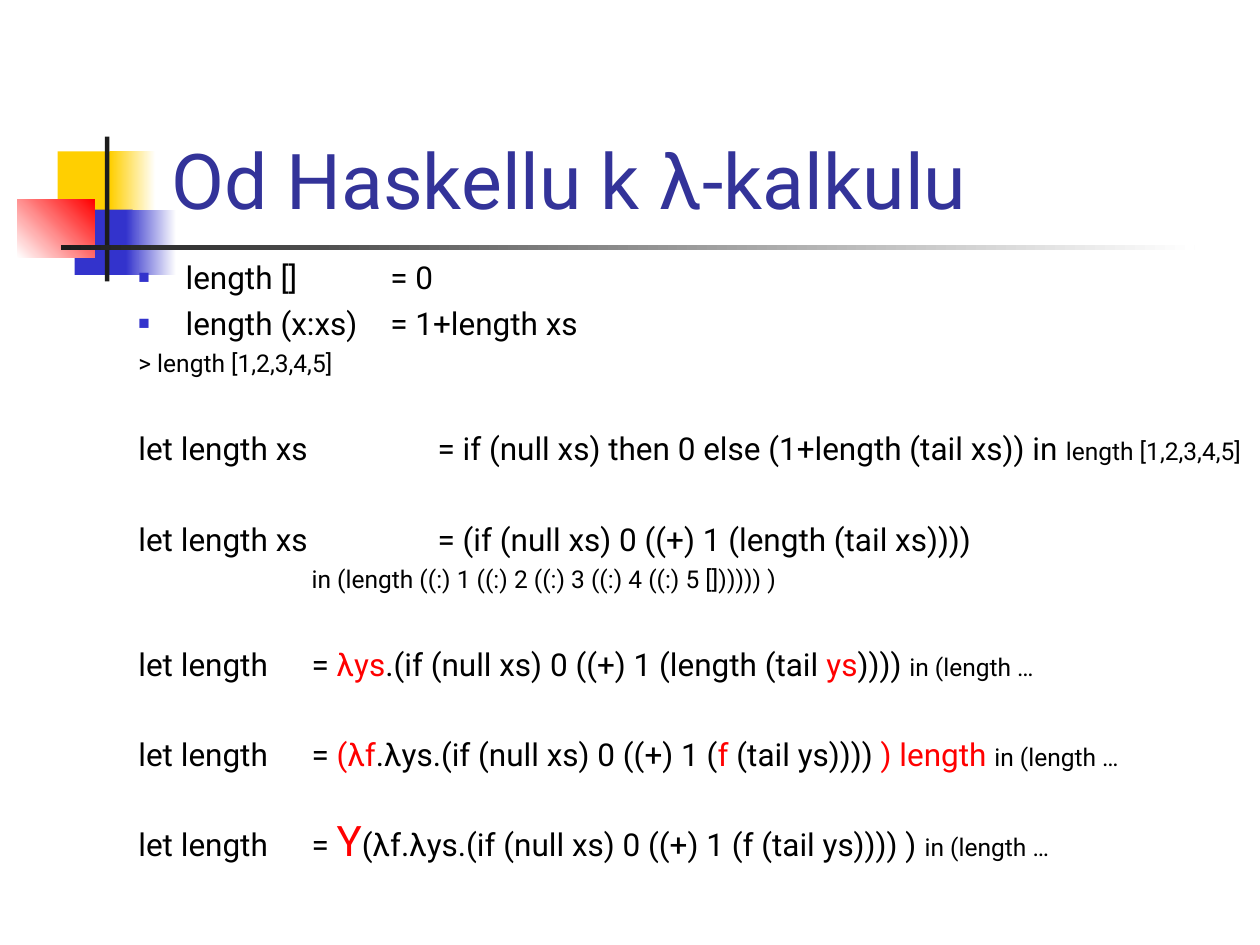
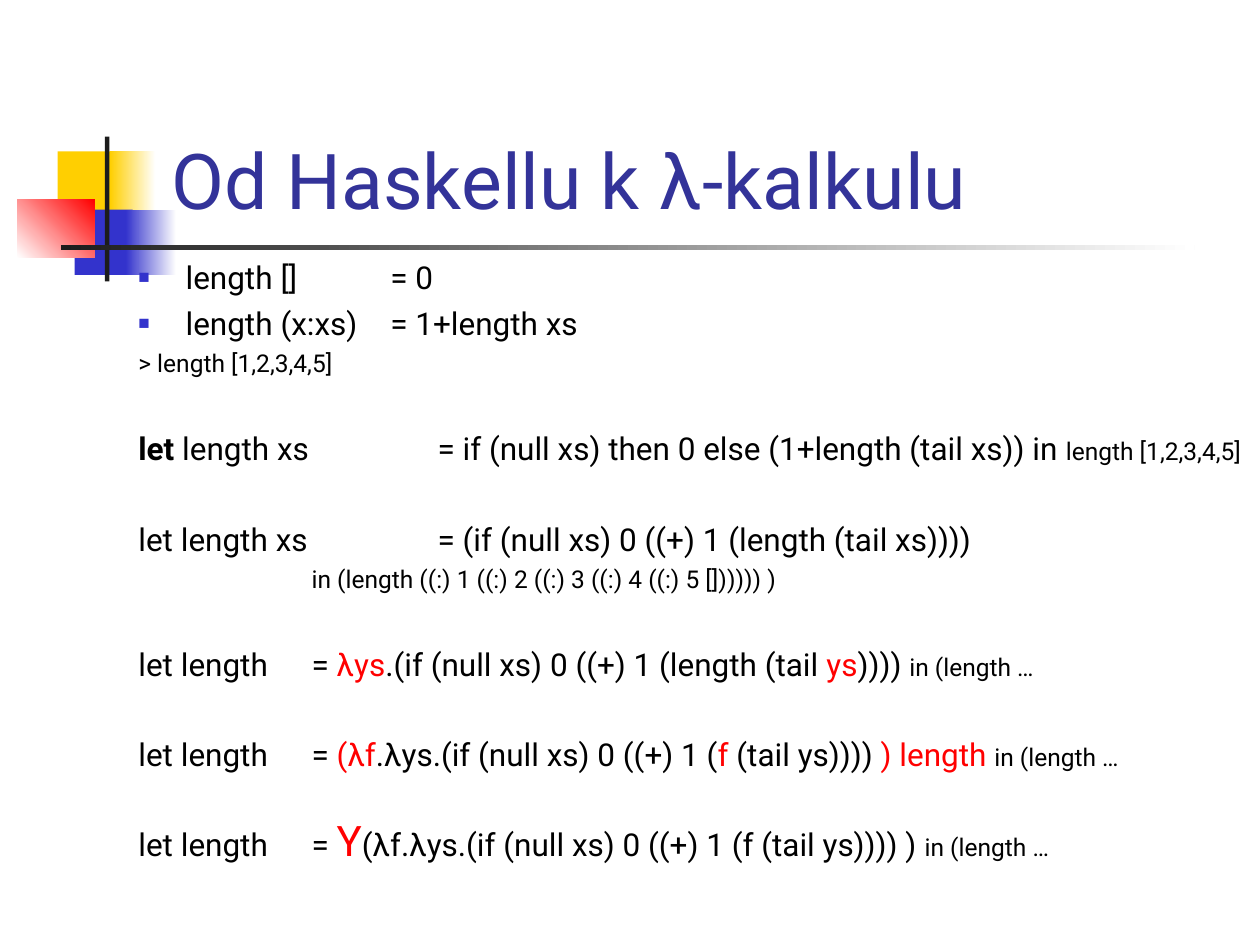
Before and after one commit to Funkcionalne/Prednasky, a slide deck: slide 4 of 05/05_fpro.ppt (slide 3 before the commit). Drawn at 1260x945 pixels with LibreOffice and Linux fonts; fonts in the diff are those of the drawing. Boxes give left, top, right and bottom in pixels: in the first picture for what was removed or moved away, otherwise in the second. Text is boxed around its words. In the diff, an @@ line names an element or a change of style, - is before the commit and + after.

```diff
--- a/05/05_fpro.ppt
+++ b/05/05_fpro.ppt
@@ text at [138, 435, 1241, 467]: bold on in "let" @@
```
Also in this commit, not shown: 3 other slides changed, 2 slides added, 1 slide removed, 3 other files.
